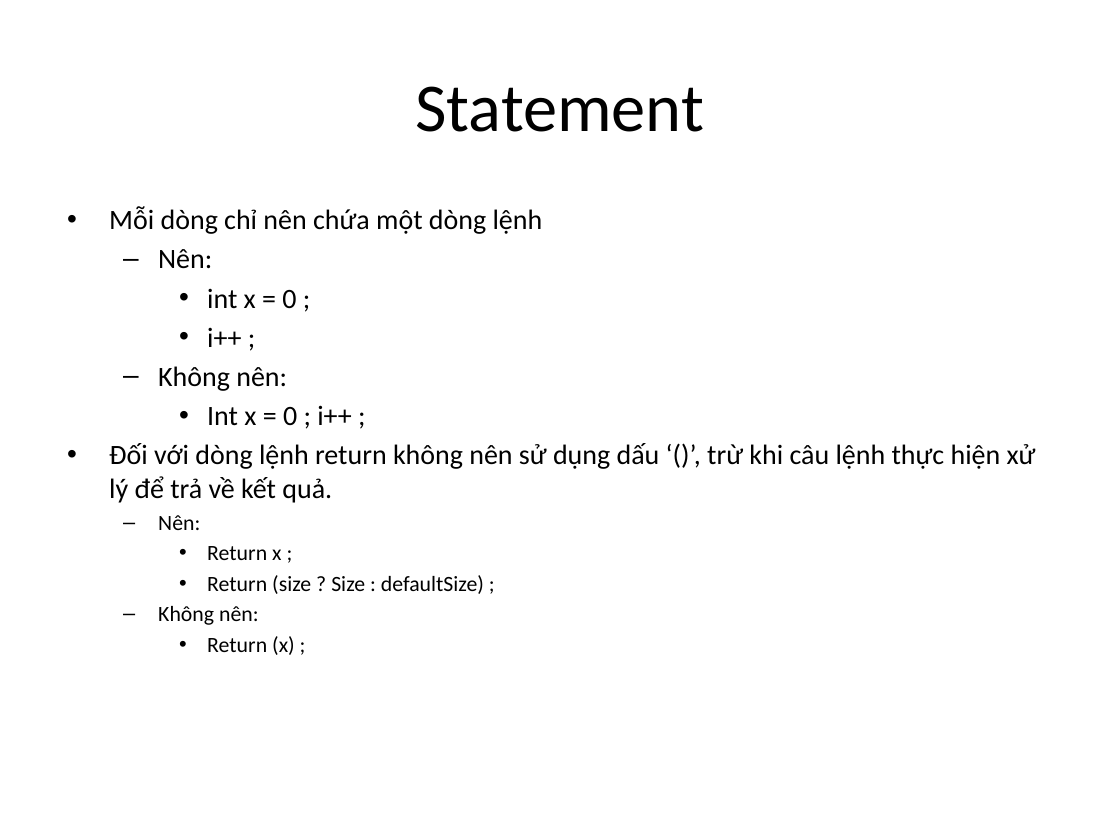
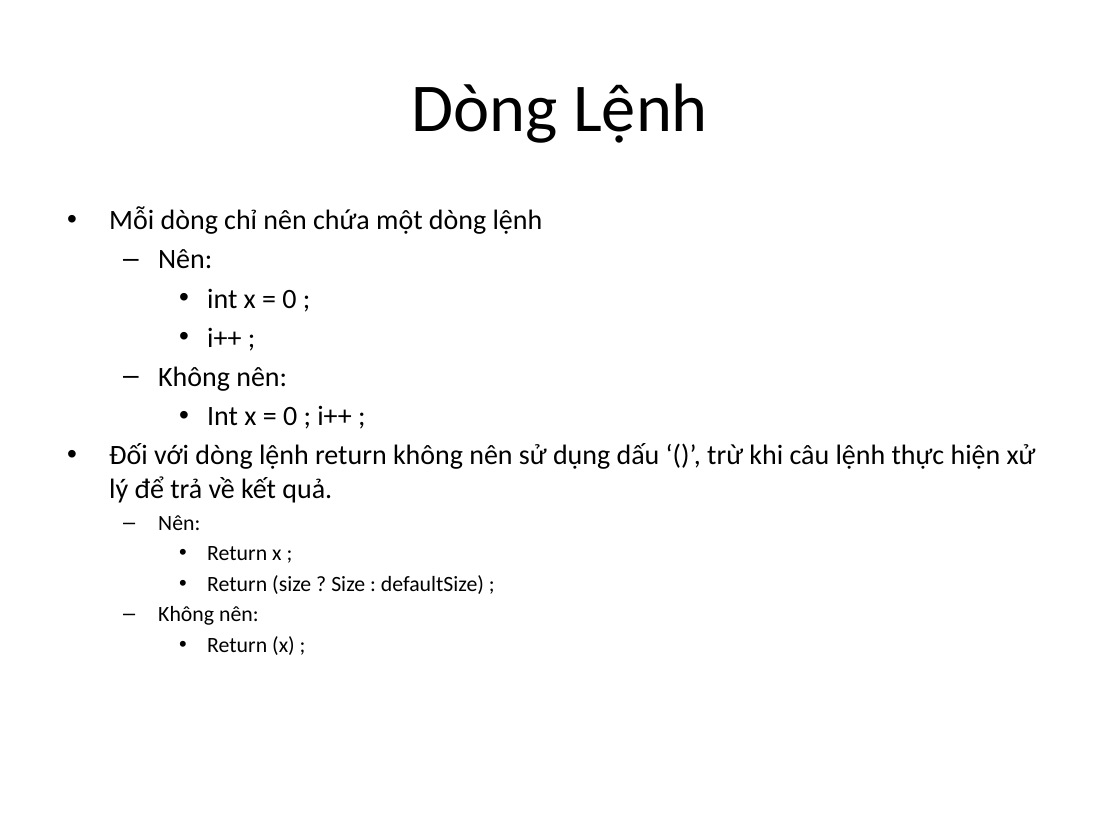
Before and after one commit to ToTranMinhNhut/Java-SE8-Fundamentals, a slide deck: slide 5 of programing style.pptx (slide 4 before the commit). Drawn at 1120x840 pixels with LibreOffice and Linux fonts; fonts in the diff are those of the drawing. Boxes give left, top, right and bottom in pixels: in the first picture for what was removed or moved away, otherwise in the second. Text is boxed around its words. In the diff, an @@ line names an element or a change of style, - is before the commit and + after.

```diff
--- a/programing style.pptx
+++ b/programing style.pptx
@@ title at bbox=[412, 83, 708, 143]: text changed @@
-Statement
+Dòng Lệnh
```
Also in this commit, not shown: 2 other slides changed, 9 slides added.
